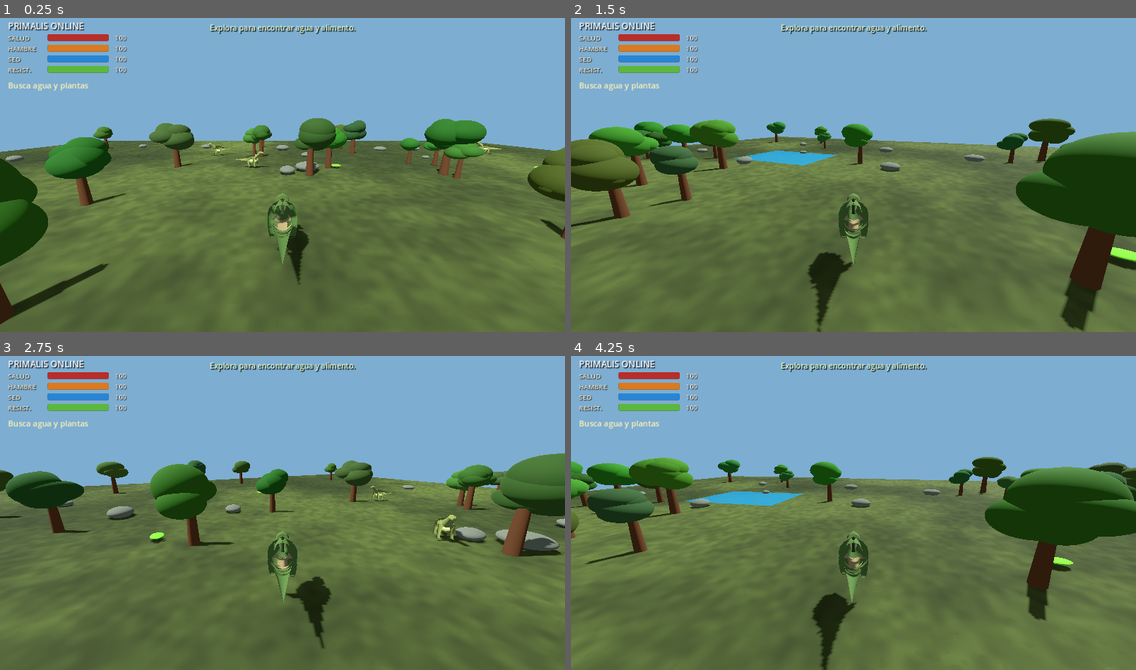
Above: before the commit, frames 1-4 (two rows, left to right).
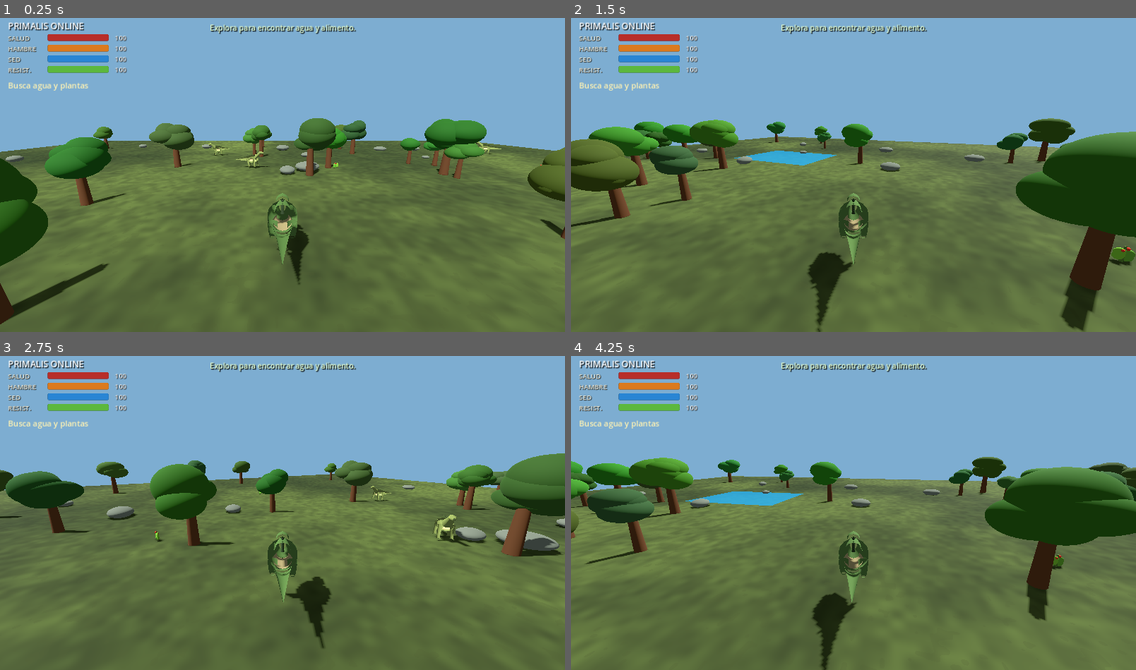
Above: after the commit, the same moments.

Repository: misael546/PrimalisOnline
Game: Godot game, scene res://scenes/main.tscn
The game is run twice, just before and just after one commit, with the same random seed, the same clock (stepped at 60 frames per second) and the same inputs.
Inputs (mouse positions are in pixels of both pictures, inside the frame that each line leads up to):
- Up to frame 1 (0.25 s): no input
- Up to frame 2 (1.5 s): tap Enter at 0.5 s; move the mouse to (977, 156) at 0.52 s; hold D (move_right) 0.53-1.25 s; tap E at 0.6 s; click (977, 156) at 0.67 s; drag from (740, 187) to (825, 237) at 1.27 s
- Up to frame 3 (2.75 s): tap Space at 2 s; move the mouse to (339, 440) at 2.02 s; hold D (move_right) from 2.03 s (still down); tap E at 2.1 s
- Up to frame 4 (4.25 s): release D (move_right) at 2.75 s; drag from (825, 575) to (684, 462) at 2.77 s; move the mouse to (1023, 560) at 3.52 s; hold A (move_left) from 3.53 s (still down); tap E at 3.6 s

The runs differ from the first frame. In frame 1, less than 0.1% of the frame differs, in the area x 58-96%, y 46-49%; in frame 2, 0.2%, in the area x 95-100%, y 72-81%; in frame 3, less than 0.1%; in frame 4, 0.1%.

Commit message:
feat: improve edible plants and low-resource warnings

Diff:
--- a/scripts/main.gd
+++ b/scripts/main.gd
@@ -215,16 +215,46 @@
 
 
 func _add_food_plant(at: Vector3) -> void:
-	var plant := MeshInstance3D.new()
-	var mesh := SphereMesh.new()
-	mesh.radius = 0.35
-	mesh.height = 0.3
-	plant.mesh = mesh
-	plant.position = at + Vector3(0, 0.25, 0)
-	plant.scale = Vector3(1.5, 0.5, 1.0)
-	plant.material_override = _material(Color(0.35, 0.62, 0.15))
+	var plant := Node3D.new()
+	plant.name = "FoodPlant"
+	plant.position = at
 	plant.set_meta("kind", "food")
 	plant.set_meta("available", true)
+
+	var stem := MeshInstance3D.new()
+	var stem_mesh := CylinderMesh.new()
+	stem_mesh.top_radius = 0.025
+	stem_mesh.bottom_radius = 0.055
+	stem_mesh.height = 0.52
+	stem.mesh = stem_mesh
+	stem.position.y = 0.26
+	stem.material_override = _material(Color(0.25, 0.36, 0.13))
+	plant.add_child(stem)
+
+	# Elongated leaves and small berries make edible plants readable from gameplay distance.
+	for leaf_index in range(4):
+		var side := -1.0 if leaf_index % 2 == 0 else 1.0
+		var leaf := MeshInstance3D.new()
+		var leaf_mesh := SphereMesh.new()
+		leaf_mesh.radius = 0.16
+		leaf_mesh.height = 0.38
+		leaf.mesh = leaf_mesh
+		leaf.position = Vector3(side * 0.12, 0.15 + float(leaf_index) * 0.055, 0.025 if leaf_index % 2 == 0 else -0.035)
+		leaf.rotation.z = -side * 0.48
+		leaf.scale = Vector3(0.92, 0.78, 0.42)
+		leaf.material_override = _material(Color(0.30 + float(leaf_index % 2) * 0.06, 0.49 + float(leaf_index % 2) * 0.07, 0.14))
+		plant.add_child(leaf)
+
+	for berry_position in [Vector3(-0.075, 0.43, 0.035), Vector3(0.085, 0.39, -0.04)]:
+		var berry := MeshInstance3D.new()
+		var berry_mesh := SphereMesh.new()
+		berry_mesh.radius = 0.065
+		berry_mesh.height = 0.11
+		berry.mesh = berry_mesh
+		berry.position = berry_position
+		berry.material_override = _material(Color(0.66, 0.16, 0.10))
+		plant.add_child(berry)
+
 	add_child(plant)
 
 func _add_water_marker(at: Vector3) -> void:
@@ -252,7 +282,16 @@
 			nearby_item = item
 	if is_instance_valid(prompt_label):
 		if nearby_item == null:
-			prompt_label.text = "Busca agua y plantas"
+			var hunger_value := float(player.get("hunger"))
+			var thirst_value := float(player.get("thirst"))
+			if hunger_value <= 20.0 and thirst_value <= 20.0:
+				prompt_label.text = "¡Peligro! Busca agua y plantas pronto."
+			elif thirst_value <= 20.0:
+				prompt_label.text = "Tienes mucha sed. Busca el estanque."
+			elif hunger_value <= 20.0:
+				prompt_label.text = "Tienes mucha hambre. Busca plantas."
+			else:
+				prompt_label.text = "Busca agua y plantas"
 		elif str(nearby_item.get_meta("kind")) == "water":
 			prompt_label.text = "Pulsa USAR para beber agua"
 		else:
